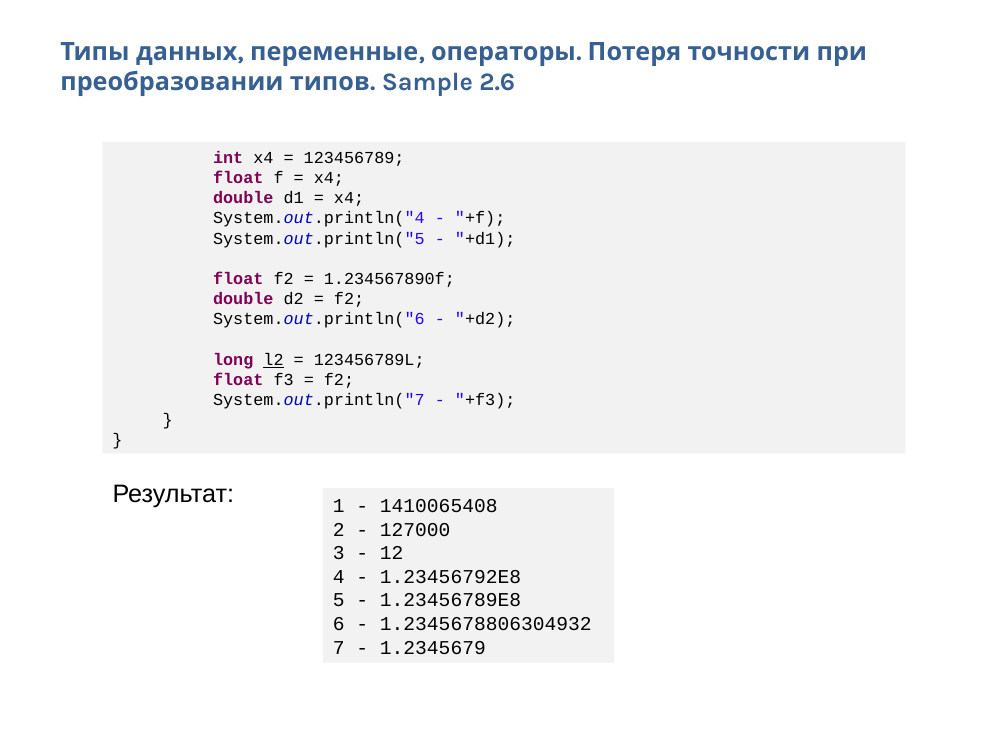
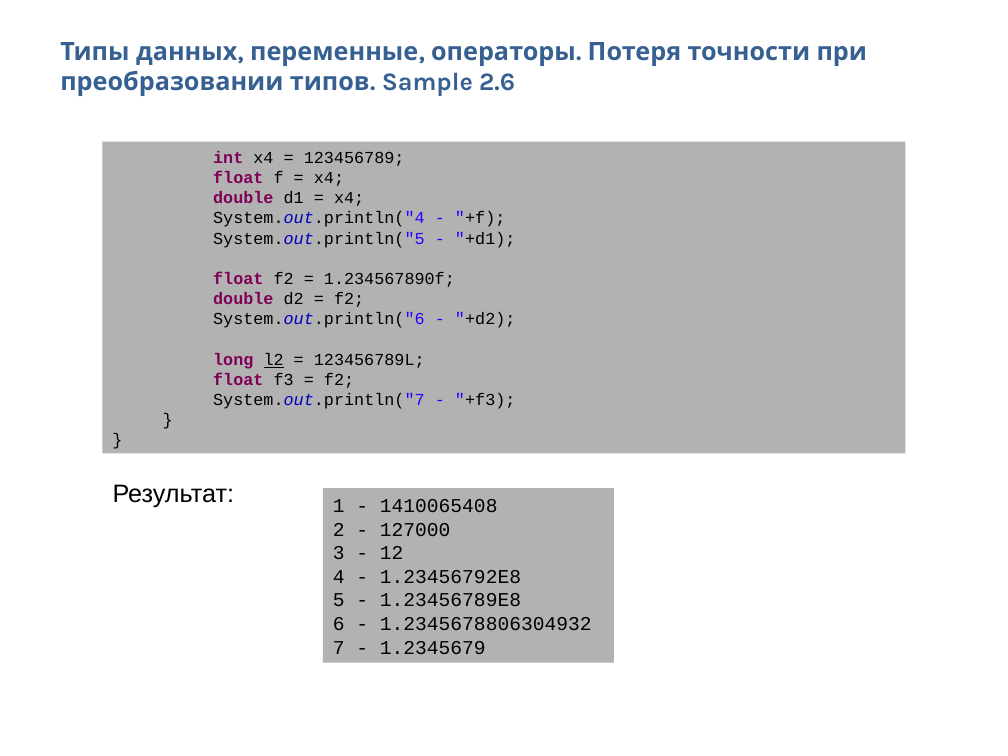
Before and after one commit to Vyacheslav2023/javase0111, a slide deck: slide 16 of presentation/JavaSE12ТипыОператоры.pptx. Drawn at 1008x756 pixels with LibreOffice and Linux fonts; fonts in the diff are those of the drawing. Boxes give left, top, right and bottom in pixels: in the first picture for what was removed or moved away, otherwise in the second. Text is boxed around its words. In the diff, an @@ line names an element or a change of style, - is before the commit and + after.

```diff
--- a/presentation/JavaSE12ТипыОператоры.pptx
+++ b/presentation/JavaSE12ТипыОператоры.pptx
@@ rectangle "int x4 = 123456789;" at (x1=103, y1=142, x2=906, y2=454): fill #F2F2F2 to #B2B2B2 @@
@@ rectangle "1 - 1410065408" at (x1=323, y1=488, x2=614, y2=662): fill #F2F2F2 to #B2B2B2 @@
```
Also in this commit, not shown: 14 other slides changed, 4 slides added, 6 other files.
